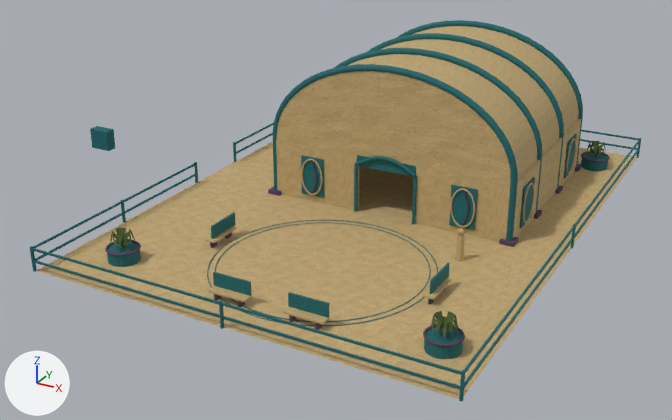
One commit to the glTF model assets/ship_commons/commons_painted.glb: the scene before it, then after it.
One viewpoint serves both versions: a 50 mm camera at (46.0, -38.1, 77.8) aimed at (22.8, 4.2, 56.6). The axes (+X, +Y, +Z) are drawn at lower left. The lights are the same throughout. The first picture is the older version. Vertices at exactly the same position are counted once.

Objects in the first picture: 'Commons painted kit'.
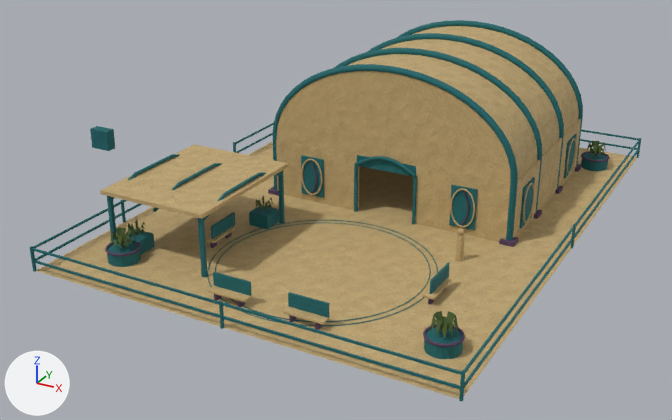
Changed parts and their boxes [x1, y1, x2, y2] in the pictures (672 x 420 px):
part 1 of me_cube_010, added (mostly hidden): after [107, 196, 117, 242]
part 2 of me_cube_010, added: after [198, 218, 207, 277]
part 3 of me_cube_010, added: after [278, 170, 285, 223]
part 4 of me_cube_010, added: after [128, 229, 155, 255]
part 5 of me_cube_010, added (cyan): after [249, 205, 279, 229]
part 6 of me_cube_010, added (brown): after [100, 71, 510, 235]
part 7 of me_cube_010, surface changed: [84, 78, 437, 373] in both

What the commit changed:
me_cube_010 is used by ob_commons_painted_kit; location (14.0, -3.5, 57.55).
me_cube_010 had 4609 vertices, 8660 faces and spanned x -9.7..22.1, y -6.6..23.6, z -0.6..7.9.
me_cube_010 now has 7353 vertices, 13928 faces and spans x -9.7..22.1, y -6.6..23.6, z -0.6..7.9.
me_cube_010 part 1: a new loose piece, a box spanning x 1.9..2.1, y -3.1..-2.9, z -0.55..2.55, in mat_commons_uv_gouache_atlas (picture img_paint_atlas_v1).
me_cube_010 part 2: a new loose piece, a box spanning x 7.4..7.6, y -3.1..-2.9, z -0.55..2.55, in mat_commons_uv_gouache_atlas (picture img_paint_atlas_v1).
me_cube_010 part 3: a new loose piece, a box spanning x 7.4..7.6, y 3.9..4.1, z -0.55..2.55, in mat_commons_uv_gouache_atlas (picture img_paint_atlas_v1).
me_cube_010 part 4: a new loose piece, a box spanning x 2.22..3.37, y -2.77..-1.62, z -0.55..0.21, in mat_commons_uv_gouache_atlas (picture img_paint_atlas_v1).
me_cube_010 part 5: a new loose piece, a box spanning x 6.13..7.28, y 2.92..4.07, z -0.55..0.21, in mat_commons_uv_gouache_atlas (picture img_paint_atlas_v1).
me_cube_010 part 6: 1153 vertices added at x 1.7..19.0, y -3.3..7.6, z 0.2..7.5.
me_cube_010 part 7: 8388 kept faces spanning x -9.7..22.1, y -6.6..23.6, z -0.6..7.9 get new texture (UV) coordinates.
Other edits to the shape of me_cube_010 do not show in these pictures.
